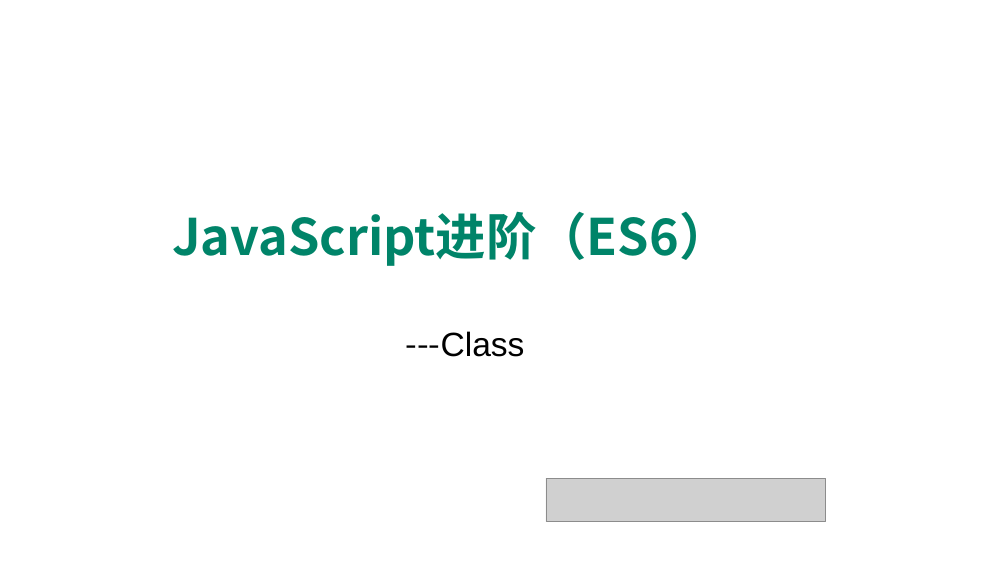
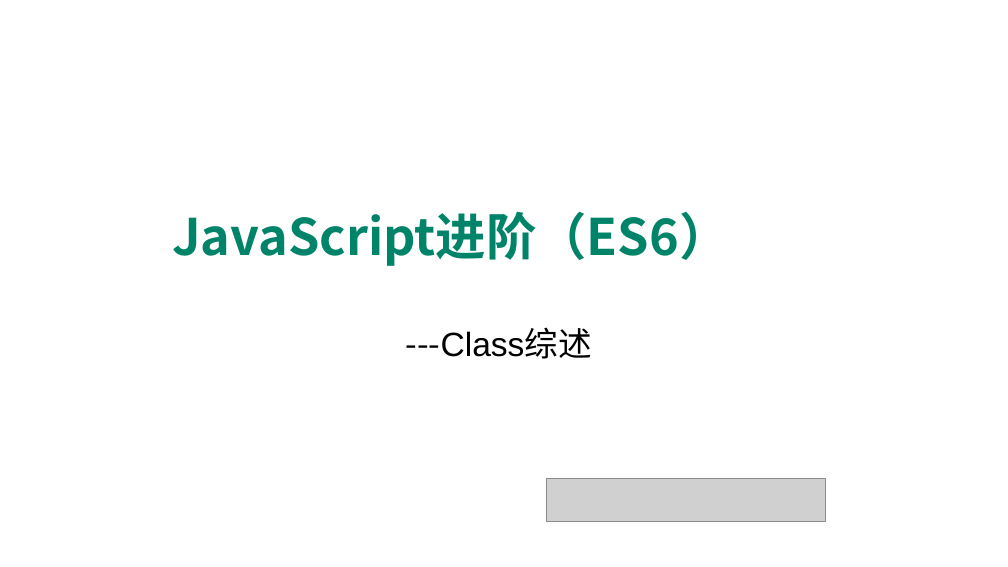
Before and after one commit to edu2act/course-javascript-advanced, a slide deck: slide 1 of 课程PPT/32.ES6中的Class与修饰器.pptx. Drawn at 1008x567 pixels with LibreOffice and Linux fonts; fonts in the diff are those of the drawing; grey boxes stand for pictures; background and template pictures are left out. Boxes give left, top, right and bottom in pixels: in the first picture for what was removed or moved away, otherwise in the second. Text is boxed around its words. In the diff, an @@ line names an element or a change of style, - is before the commit and + after.

```diff
--- a/课程PPT/32.ES6中的Class与修饰器.pptx
+++ b/课程PPT/32.ES6中的Class与修饰器.pptx
@@ text at bbox=[405, 327, 591, 359]: text changed @@
----Class
+---Class综述
```
Also in this commit, not shown: 5 other files.
